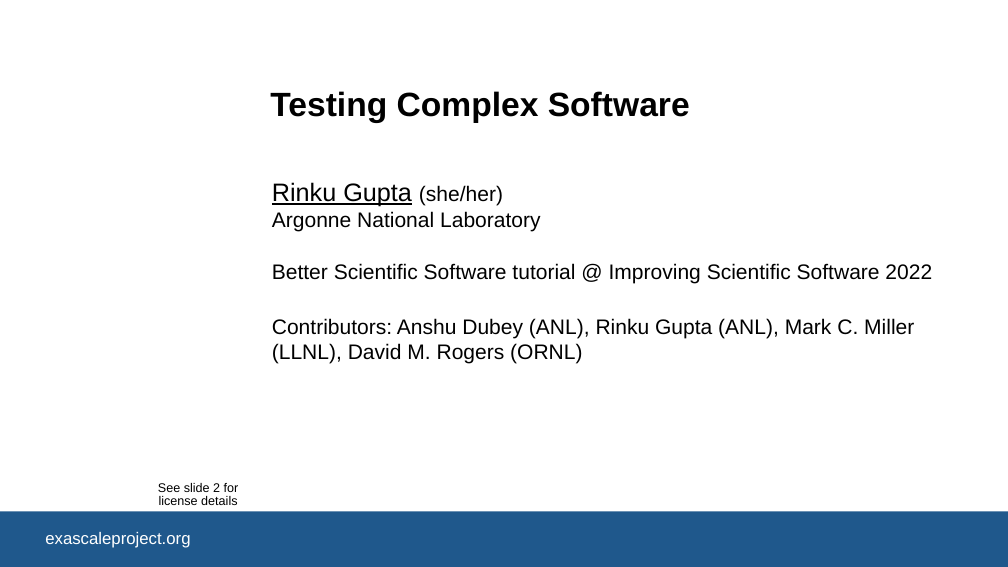
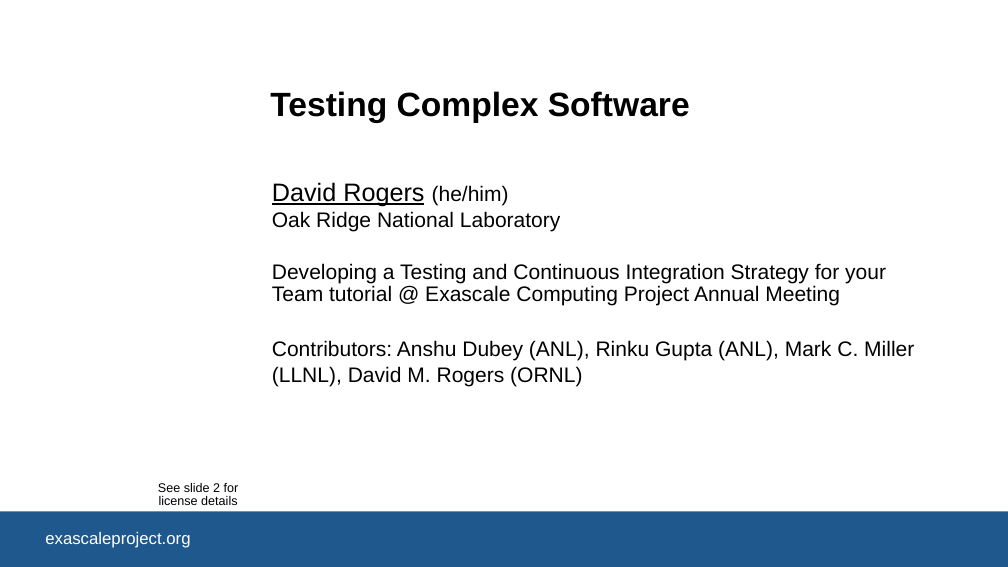
Before and after one commit to bssw-tutorial/presentations, a slide deck: slide 1 of testing-advanced.pptx. Drawn at 1008x567 pixels with LibreOffice and Linux fonts; fonts in the diff are those of the drawing; background and template pictures are left out. Boxes give left, top, right and bottom in pixels: in the first picture for what was removed or moved away, otherwise in the second. Text is boxed around its words. In the diff, an @@ line names an element or a change of style, - is before the commit and + after.

```diff
--- a/testing-advanced.pptx
+++ b/testing-advanced.pptx
@@ subtitle at <box>272,182,886,306</box>: text changed @@
-Rinku Gupta (she/her)
-Argonne National Laboratory
-Better Scientific Software tutorial @ Improving Scientific Software 2022
+David Rogers (he/him)
+Oak Ridge National Laboratory
+Developing a Testing and Continuous Integration Strategy for your Team tutorial @ Exascale Computing Project Annual Meeting
```
Also in this commit, not shown: 1 other slide changed, 6 other files.
